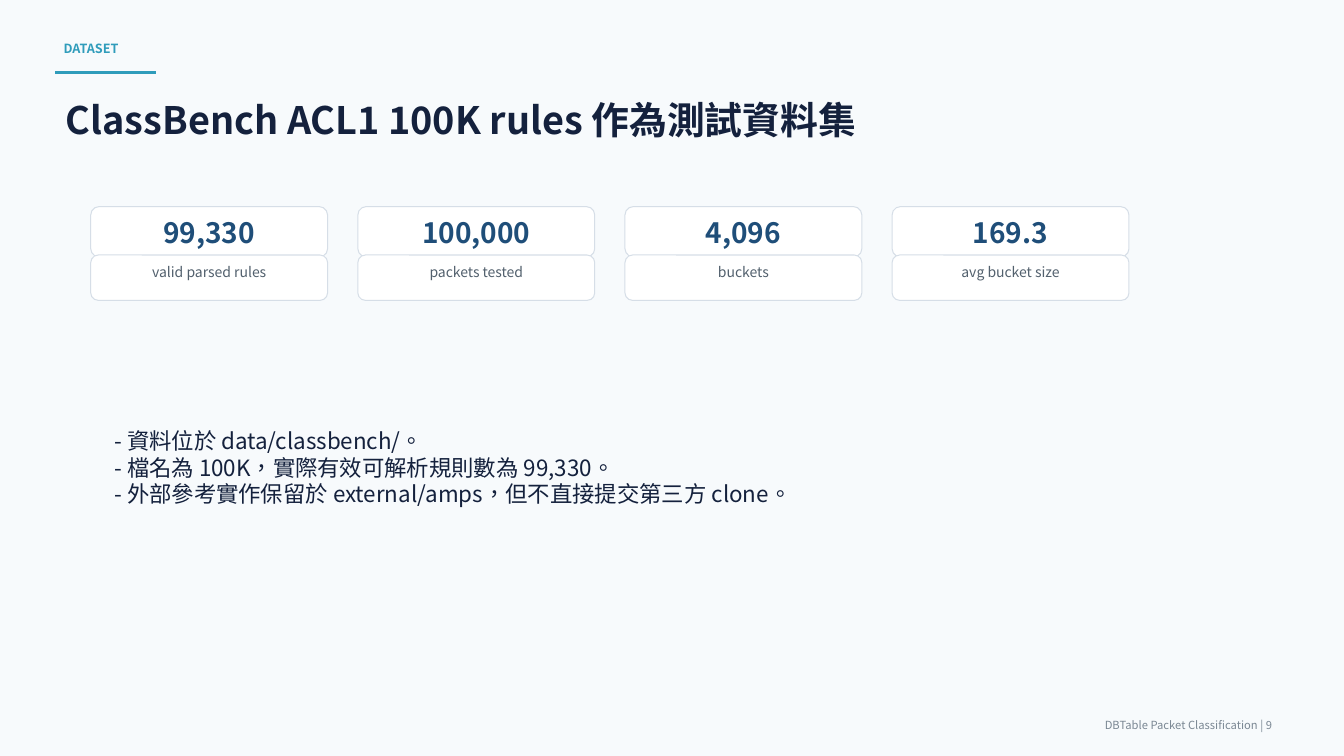
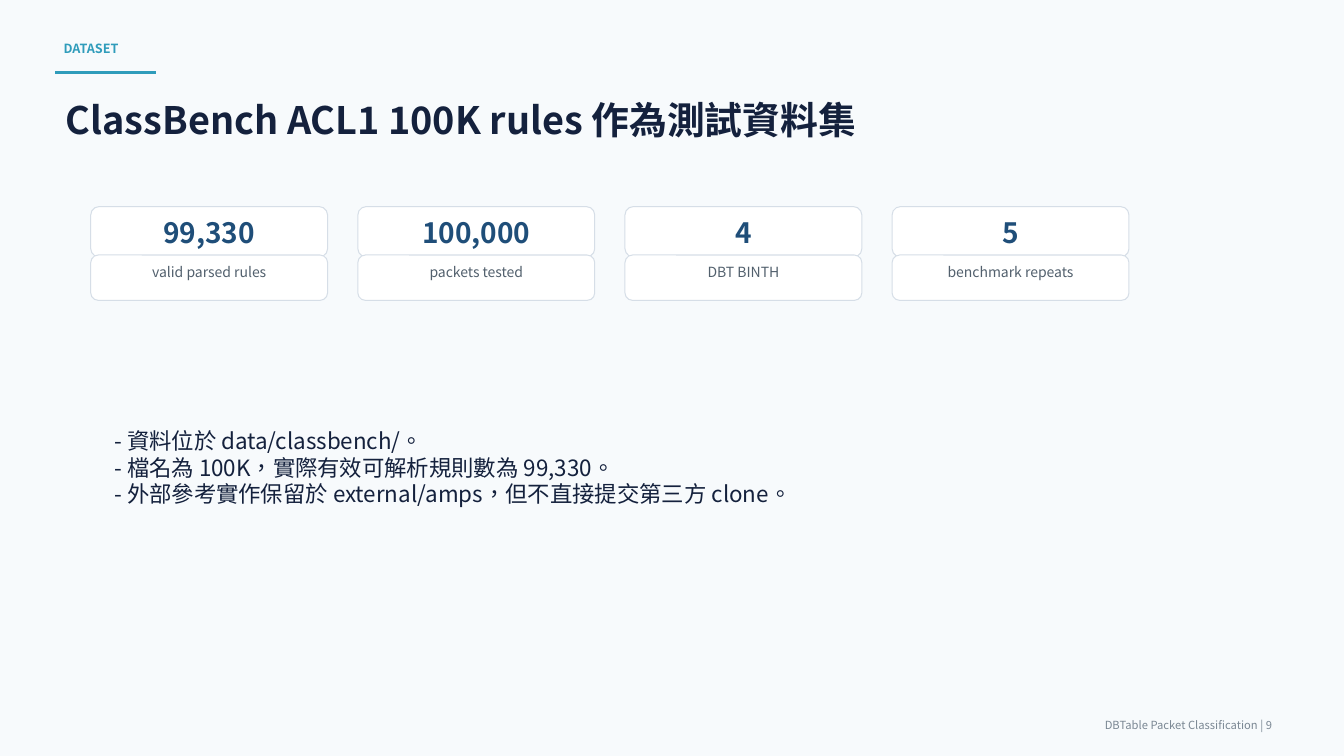
Before and after one commit to eriquechen23-cyl/DBTable-Advanced-Network-Final-Project, a slide deck: slide 9 of deliverables/DBTable_Final_Project_Presentation.pptx. Drawn at 1344x756 pixels with LibreOffice and Linux fonts; fonts in the diff are those of the drawing. Boxes give left, top, right and bottom in pixels: in the first picture for what was removed or moved away, otherwise in the second. Text is boxed around its words. In the diff, an @@ line names an element or a change of style, - is before the commit and + after.

Commit message:
Run TA DBTable benchmark

```diff
--- a/deliverables/DBTable_Final_Project_Presentation.pptx
+++ b/deliverables/DBTable_Final_Project_Presentation.pptx
@@ text in rounded rectangle at [735,222,752,243]: text changed @@
-4,096
+4
@@ text in rounded rectangle at [1002,222,1019,244]: text changed @@
-169.3
+5
@@ text in rounded rectangle at [708,266,779,277]: text changed @@
-buckets
+DBT BINTH
@@ text in rounded rectangle at [948,266,1073,280]: text changed @@
-avg bucket size
+benchmark repeats
```
Also in this commit, not shown: 4 other slides changed, 16 other files.
